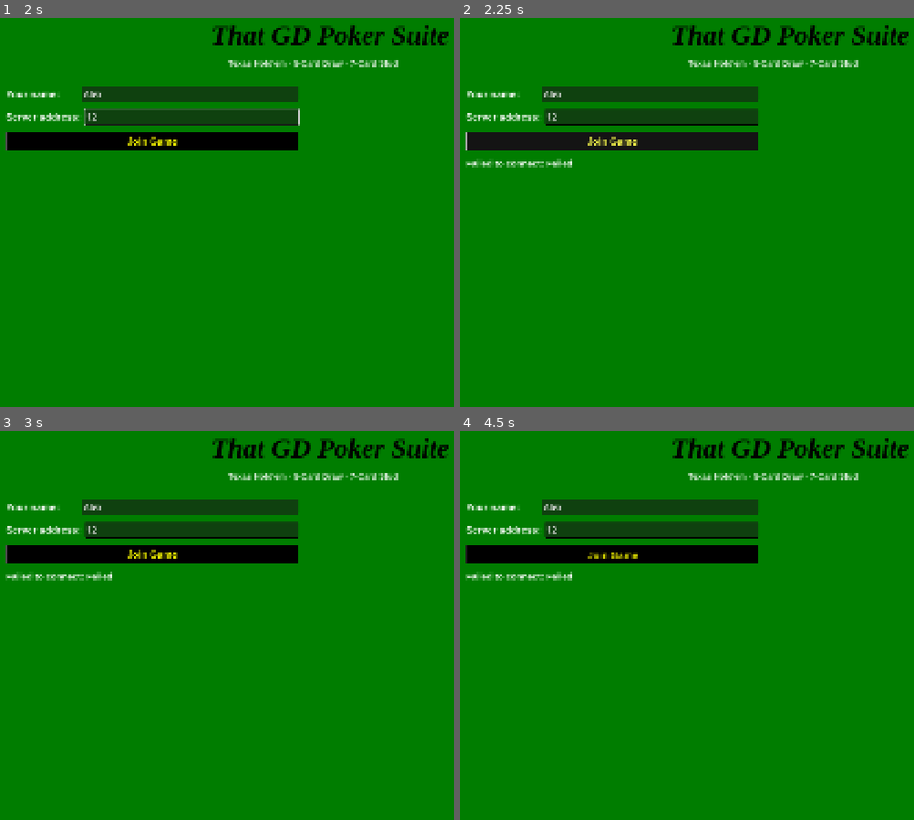
Above: before the commit, frames 1-4 (two rows, left to right).
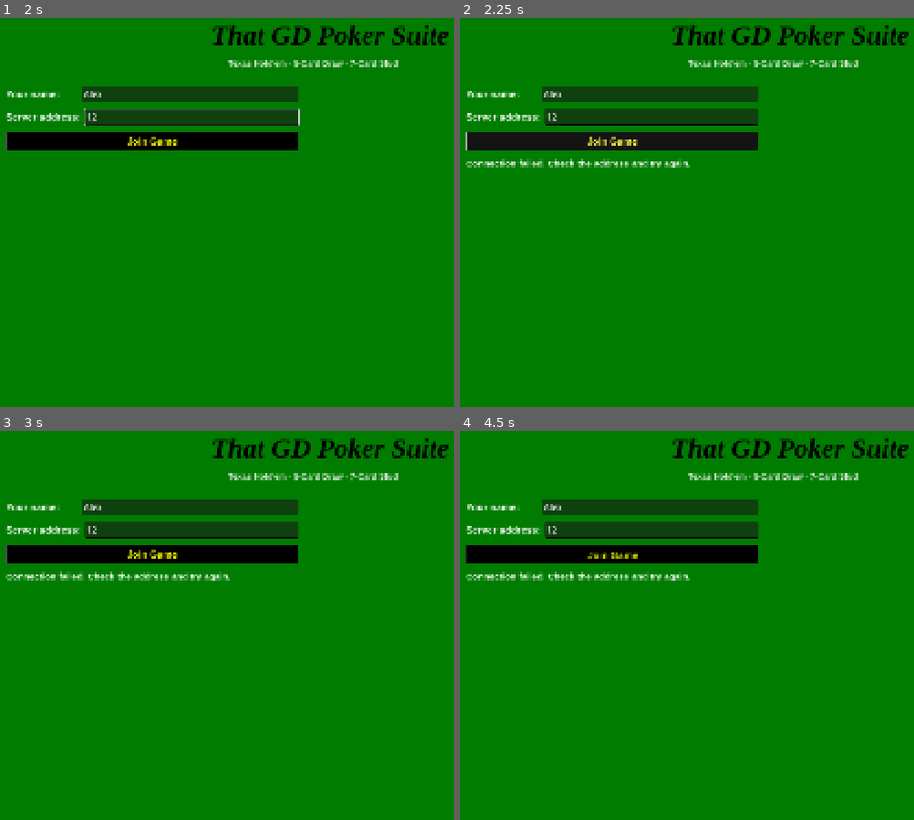
Above: after the commit, the same moments.

Repository: andy5995/dealers_choice
Game: Godot game, scene res://scenes/lobby.tscn
Same seed, same stepped clock (60 frames per second), same inputs: the game is played once before the commit and once after it. This scene is started directly instead of the project's main scene.
Inputs (mouse positions are in pixels of both pictures, inside the frame that each line leads up to):
- Up to frame 1 (2 s): click "Leave Lobby" at 0.5 s; click (190, 95) at 1.27 s; type "Alex" at 1.35 s; click (190, 119) at 1.5 s; type "12" at 1.58 s
- Up to frame 2 (2.25 s): click "Join Game" at 2 s
- Up to frame 3 (3 s): move the mouse to (295, 699) at 2.77 s; hold Shift from 2.78 s (still down); click (295, 699) at 2.92 s
- Up to frame 4 (4.5 s): release Shift at 3.5 s; drag from (outside the picture) to (755, 699) at 3.52 s; move the mouse to (573, 555) at 4.27 s; tap Ctrl at 4.35 s; click (573, 555) at 4.42 s

Frame 1 is identical in both runs. In frame 2, 0.6% of the frame differs, in the area x 1-51%, y 36-39%; in frame 3, 0.6%; in frame 4, 0.6%.

Commit message:
Replace dealer star glyph in lobby with * (Liberation Sans lacks U+2605)
Co-Authored-By: Claude Sonnet 4.6 <noreply@anthropic.com>

Diff:
--- a/scenes/lobby.gd
+++ b/scenes/lobby.gd
@@ -22,7 +22,7 @@
 	var my_id := NetworkManager.get_my_id()
 	for pid in NetworkManager.player_names:
 		var pname: String = NetworkManager.player_names[pid]
-		var star := " ★" if pid == GameManager.dealer_peer_id else ""
+		var star := " *" if pid == GameManager.dealer_peer_id else ""
 		_player_list.add_item(pname + star)
 	_status_label.text = "%d / %d players" % [
 		NetworkManager.player_names.size(), NetworkManager.MAX_PLAYERS
